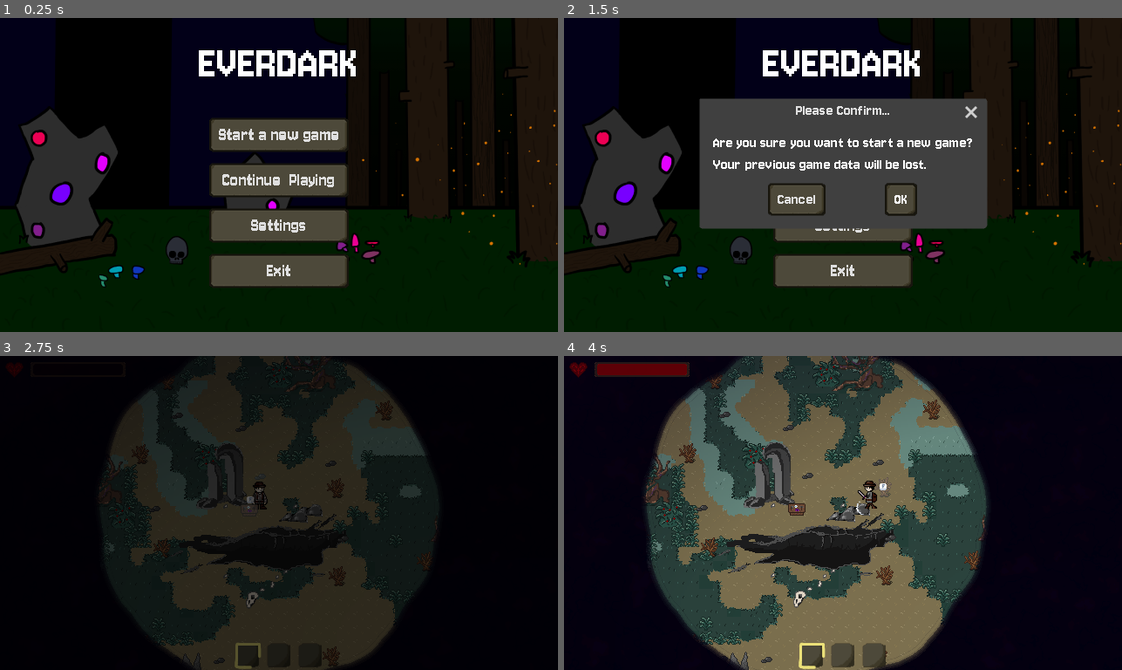
Above: before the commit, frames 1-4 (two rows, left to right).
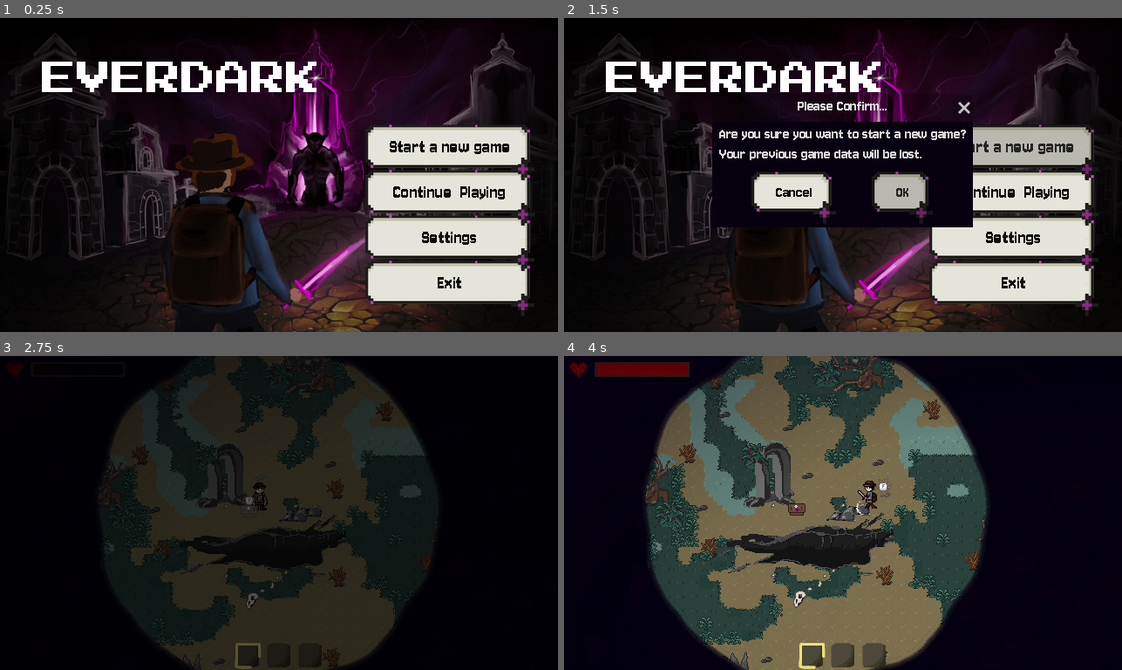
Above: after the commit, the same moments.

Repository: TimoRoggel/EverDark
Game: Godot game, scene res://UI/Main menu/main_menu.tscn
Same seed, same stepped clock (60 frames per second), same inputs: the game is played once before the commit and once after it. The engine's default icon, where the game draws it, is replaced by a stand-in: a white triangle on a blue panel in a dark square. Sound files missing from this copy of the repository are replaced by a short silence.
Inputs (mouse positions are in pixels of both pictures, inside the frame that each line leads up to):
- Up to frame 1 (0.25 s): no input
- Up to frame 2 (1.5 s): click "Start a new game" at 0.5 s; click "Start a new game" at 1.25 s
- Up to frame 3 (2.75 s): click "OK" at 2 s
- Up to frame 4 (4 s): tap Enter at 2.75 s; move the mouse to (965, 497) at 2.77 s; press the mouse at (965, 497) at 2.78 s; hold D (right) 2.78-3.5 s; release the mouse at (965, 497) at 3.5 s; drag from (731, 528) to (658, 569) at 3.52 s

The runs differ from the first frame. In frame 1, 53% of the frame differs, in the area x 0-100%, y 0-100%; in frame 2, 58%; in frame 3, 0.6%; in frame 4, nothing differs.

Commit message:
titlescreen

Diff:
--- a/UI/Main menu/main_menu.tscn
+++ b/UI/Main menu/main_menu.tscn
@@ -1,9 +1,73 @@
-[gd_scene load_steps=5 format=3 uid="uid://c5x7ph6tqdf08"]
+[gd_scene load_steps=15 format=3 uid="uid://c5x7ph6tqdf08"]
 
+[ext_resource type="FontFile" uid="uid://bde85ifgt4hjt" path="res://resources/fonts/Jersey10-Regular.ttf" id="1_4m7xi"]
 [ext_resource type="Script" uid="uid://da3mii20clos5" path="res://UI/Main menu/main_menu.gd" id="1_sf1lb"]
-[ext_resource type="Texture2D" uid="uid://c4dbe1eli6gml" path="res://UI/Main menu/image.png" id="2_ty6hc"]
+[ext_resource type="Texture2D" uid="uid://bwasmkn0sy75p" path="res://graphics/ui_icons/title_screen_button.png" id="2_ohege"]
 [ext_resource type="PackedScene" uid="uid://bb4j8ic5yq7w6" path="res://UI/Settings/settings_menu.tscn" id="3_cxei2"]
+[ext_resource type="Texture2D" uid="uid://d1k0xq7ph4nua" path="res://graphics/main_screen_background.png" id="4_ltvnq"]
 [ext_resource type="AudioStream" uid="uid://d4npl8kgc8374" path="res://audio/music/title.mp3" id="4_ty6hc"]
+[ext_resource type="FontFile" uid="uid://cwa26q5pik8ll" path="res://resources/fonts/PressStart2P-Regular.ttf" id="5_j1eoc"]
+
+[sub_resource type="StyleBoxFlat" id="StyleBoxFlat_4m7xi"]
+content_margin_left = 8.0
+content_margin_top = 4.0
+content_margin_right = 8.0
+content_margin_bottom = 4.0
+bg_color = Color(0, 0, 0, 0.24300002)
+
+[sub_resource type="StyleBoxTexture" id="StyleBoxTexture_4m7xi"]
+texture = ExtResource("2_ohege")
+texture_margin_left = 28.0
+texture_margin_top = 14.0
+texture_margin_right = 28.0
+texture_margin_bottom = 26.0
+axis_stretch_horizontal = 1
+axis_stretch_vertical = 1
+modulate_color = Color(0.8122784, 0.8122784, 0.8122784, 1)
+
+[sub_resource type="StyleBoxTexture" id="StyleBoxTexture_mixib"]
+texture = ExtResource("2_ohege")
+texture_margin_left = 28.0
+texture_margin_top = 14.0
+texture_margin_right = 28.0
+texture_margin_bottom = 26.0
+axis_stretch_horizontal = 1
+axis_stretch_vertical = 1
+
+[sub_resource type="StyleBoxTexture" id="StyleBoxTexture_ohege"]
+texture = ExtResource("2_ohege")
+texture_margin_left = 28.0
+texture_margin_top = 14.0
+texture_margin_right = 28.0
+texture_margin_bottom = 26.0
+axis_stretch_horizontal = 1
+axis_stretch_vertical = 1
+modulate_color = Color(0.4321134, 0.4321134, 0.4321134, 1)
+
+[sub_resource type="StyleBoxFlat" id="StyleBoxFlat_ohege"]
+content_margin_top = 32.0
+bg_color = Color(0, 0, 0, 0.24313726)
+expand_margin_top = 32.0
+
+[sub_resource type="Theme" id="Theme_woebo"]
+default_font = ExtResource("1_4m7xi")
+default_font_size = 18
+AcceptDialog/styles/panel = SubResource("StyleBoxFlat_4m7xi")
+Button/colors/font_color = Color(0.050980393, 0.050980393, 0.050980393, 1)
+Button/colors/font_focus_color = Color(0.1469897, 0.1469897, 0.1469897, 1)
+Button/colors/font_hover_color = Color(0.14509805, 0.14509805, 0.14509805, 1)
+Button/fonts/font = ExtResource("1_4m7xi")
+Button/styles/focus = SubResource("StyleBoxTexture_4m7xi")
+Button/styles/hover = SubResource("StyleBoxTexture_4m7xi")
+Button/styles/normal = SubResource("StyleBoxTexture_mixib")
+Button/styles/pressed = SubResource("StyleBoxTexture_ohege")
+Label/colors/font_color = Color(0.8530103, 0.8530103, 0.8530103, 1)
+Window/styles/embedded_border = SubResource("StyleBoxFlat_ohege")
+Window/styles/embedded_unfocused_border = SubResource("StyleBoxFlat_ohege")
+
+[sub_resource type="LabelSettings" id="LabelSettings_ml5wt"]
+font = ExtResource("5_j1eoc")
+font_size = 40
 
 [node name="Main menu" type="Control"]
 layout_mode = 3
@@ -12,14 +76,17 @@
 anchor_bottom = 1.0
 grow_horizontal = 2
 grow_vertical = 2
+theme = SubResource("Theme_woebo")
 script = ExtResource("1_sf1lb")
 
 [node name="TextureRect" type="TextureRect" parent="."]
 layout_mode = 1
-offset_top = -184.0
-offset_right = 732.0
-offset_bottom = 364.0
-texture = ExtResource("2_ty6hc")
+anchors_preset = 15
+anchor_right = 1.0
+anchor_bottom = 1.0
+grow_horizontal = 2
+grow_vertical = 2
+texture = ExtResource("4_ltvnq")
 
 [node name="MarginContainer2" type="MarginContainer" parent="."]
 layout_mode = 1
@@ -27,12 +94,15 @@
 anchor_right = 1.0
 offset_bottom = 101.0
 grow_horizontal = 2
-theme_override_constants/margin_top = 4
+theme_override_constants/margin_left = 48
+theme_override_constants/margin_top = 39
 
 [node name="Label" type="Label" parent="MarginContainer2"]
 layout_mode = 2
+size_flags_horizontal = 0
 theme_override_font_sizes/font_size = 56
 text = "EVERDARK"
+label_settings = SubResource("LabelSettings_ml5wt")
 horizontal_alignment = 1
 
 [node name="MarginContainer" type="MarginContainer" parent="."]
@@ -42,9 +112,8 @@
 anchor_bottom = 1.0
 grow_horizontal = 2
 grow_vertical = 2
-theme_override_constants/margin_left = 12
-theme_override_constants/margin_top = 64
-theme_override_constants/margin_right = 12
+theme_override_constants/margin_left = 392
+theme_override_constants/margin_top = 104
 
 [node name="HBoxContainer" type="HBoxContainer" parent="MarginContainer"]
 layout_mode = 2
@@ -54,29 +123,39 @@
 layout_mode = 2
 size_flags_horizontal = 6
 size_flags_vertical = 4
-theme_override_constants/separation = 12
+theme_override_constants/separation = -12
 alignment = 1
 
 [node name="Start" type="Button" parent="MarginContainer/HBoxContainer/VBoxContainer"]
+z_index = 3
+z_as_relative = false
 layout_mode = 2
 theme_override_font_sizes/font_size = 22
 text = "Start a new game"
 
 [node name="NewGameConfirmation" type="ConfirmationDialog" parent="MarginContainer/HBoxContainer/VBoxContainer/Start"]
+oversampling_override = 1.0
+position = Vector2i(0, 36)
+size = Vector2i(299, 121)
 dialog_text = "Are you sure you want to start a new game?
 Your previous game data will be lost."
 
 [node name="Continue  Playing" type="Button" parent="MarginContainer/HBoxContainer/VBoxContainer"]
+z_index = 2
+z_as_relative = false
 layout_mode = 2
 theme_override_font_sizes/font_size = 22
 text = "Continue  Playing"
 
 [node name="Settings" type="Button" parent="MarginContainer/HBoxContainer/VBoxContainer"]
+z_index = 1
+z_as_relative = false
 layout_mode = 2
 theme_override_font_sizes/font_size = 22
 text = "Settings"
 
 [node name="Exit" type="Button" parent="MarginContainer/HBoxContainer/VBoxContainer"]
+z_as_relative = false
 layout_mode = 2
 theme_override_font_sizes/font_size = 22
 text = "Exit"
--- a/resources/everdark_theme.tres
+++ b/resources/everdark_theme.tres
@@ -2,7 +2,7 @@
 
 [ext_resource type="Texture2D" uid="uid://b7nbmvh5aw3xl" path="res://map/Art Assets/Player HUD/40x15_button.png" id="1_rr8nu"]
 [ext_resource type="Texture2D" uid="uid://bgi4e4frlesu5" path="res://map/Art Assets/Player HUD/40x15_button_hover.png" id="2_sk18p"]
-[ext_resource type="FontFile" uid="uid://bde85ifgt4hjt" path="res://resources/Jersey10-Regular.ttf" id="3_k05fi"]
+[ext_resource type="FontFile" uid="uid://bde85ifgt4hjt" path="res://resources/fonts/Jersey10-Regular.ttf" id="3_rr8nu"]
 
 [sub_resource type="StyleBoxTexture" id="StyleBoxTexture_ra07v"]
 texture = ExtResource("1_rr8nu")
@@ -43,7 +43,7 @@
 modulate_color = Color(0.5, 0.5, 0.5, 1)
 
 [resource]
-default_font = ExtResource("3_k05fi")
+default_font = ExtResource("3_rr8nu")
 default_font_size = 19
 Button/styles/disabled = SubResource("StyleBoxTexture_ra07v")
 Button/styles/focus = SubResource("StyleBoxTexture_ipap1")
Binary file added: graphics/main_screen_background.png
Not shown, added: graphics/main_screen_background.png.import
Binary file added: graphics/ui_icons/title_screen_button.png
Not shown, added: graphics/ui_icons/title_screen_button.png.import
Binary file added: resources/fonts/Architype Fodor W00.ttf
Not shown, added: resources/fonts/Architype Fodor W00.ttf.import
Renamed: resources/Jersey10-Regular.ttf -> resources/fonts/Jersey10-Regular.ttf
Not shown, added: resources/fonts/Jersey10-Regular.ttf.import
Binary file added: resources/fonts/PressStart2P-Regular.ttf
Not shown, changed: resources/fonts/PressStart2P-Regular.ttf.import
